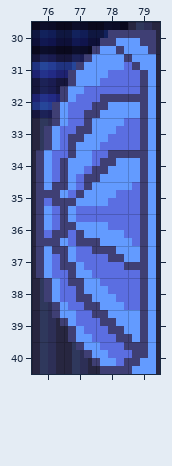
Level history. Tiled map: assets/tiled/entrance.tmx. The first picture shows the starting point.
Cells are 4x4 px. Shown: x 76..79, y 30..40.
After:
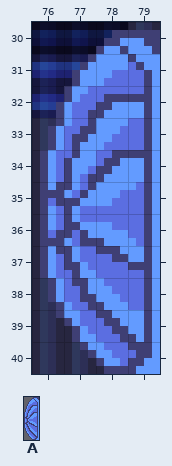
Key: from "game-object": A 6 "door".
Objects are placed by their top-left corner, in cells (3,4 is the top-left corner of cell 3,4); size is 1x1 cell unless given.
Commit: - added DoorSystem
What changed:
Layer "actors":
removed: A "door" at 76.1,30.2 size 3.8x10.8
Layer "game_objects":
added: A "door" at 76.2,30.2 size 3.8x10.8
